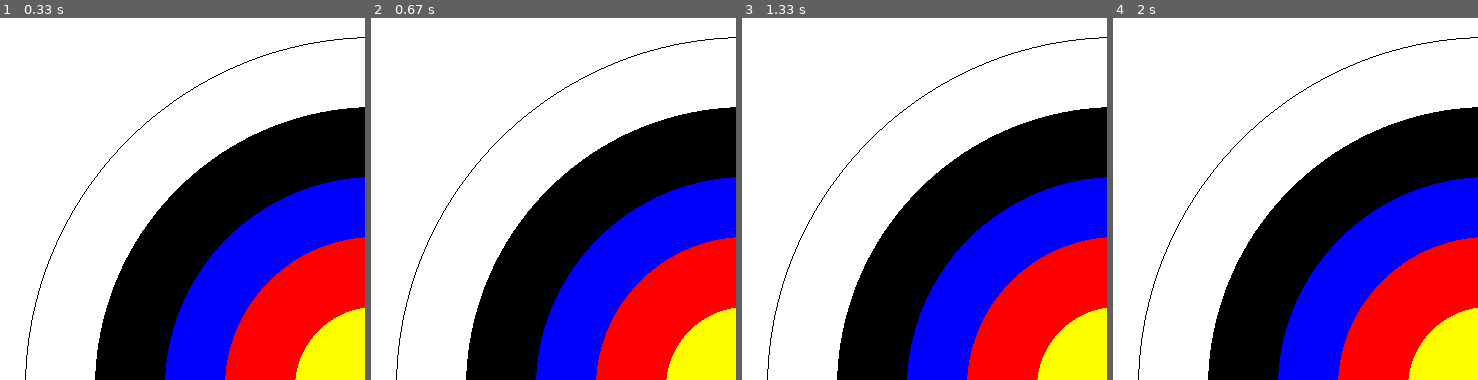
Above: before the commit, frames 1-4 (left to right).
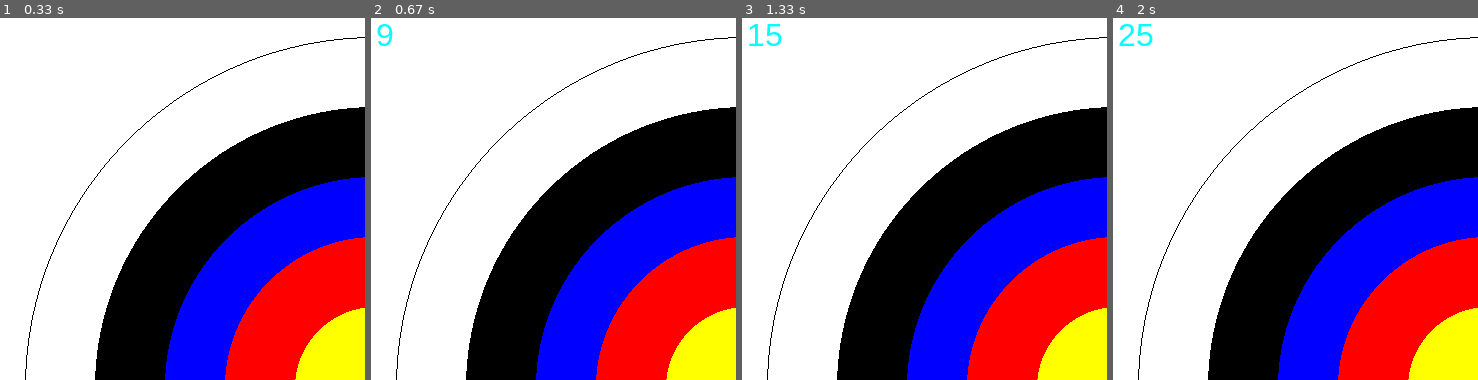
Above: after the commit, the same moments.

Repository: XanderEagle/unit10
Game: pygame game, started from unit10.py
Same seed, same stepped clock (60 frames per second), same inputs: the game is played once before the commit and once after it.
Inputs (mouse positions are % of the whole screen's width and height, from its top left):
- Up to frame 1 (0.33 s): no input
- Up to frame 2 (0.67 s): click (51, 51) at 0.38 s
- Up to frame 3 (1.33 s): click (25, 52) at 0.72 s; click (67, 12) at 1.05 s
- Up to frame 4 (2 s): click (54, 14) at 1.38 s; click (53, 63) at 1.72 s
The pictures show only the part of the screen within x 0-50%, y 0-50%; the shares and areas given below are measured in that part.

Frame 1 is identical in both runs. In frame 2, 0.1% of the frame differs, in the area x 1-7%, y 1-8%; in frame 3, 0.2%; in frame 4, 0.3%, in the area x 1-11%, y 1-8%.

Commit message:
almost done with unit 10 project

Diff:
--- a/target.py
+++ b/target.py
@@ -1,3 +1,6 @@
+# Xander Eagle
+# January 6, 2020
+# this program draws a target and adds up the total points based on where the user clicks
 import pygame
 
 
@@ -5,8 +8,9 @@
 
     def __init__(self, main_surface):
         self.main_surface = main_surface
+        self.score = 0
 
-    def draw_target(self):
+    def draw_target(self):   # this functions draws the target and adds the color
         x = int(self.main_surface.get_width()/2)
         y = int(self.main_surface.get_height()/2)
         pygame.draw.circle(self.main_surface, (0, 0, 0), (x, y), 350, 1)
@@ -14,3 +18,24 @@
         pygame.draw.circle(self.main_surface, (0, 0, 255), (x, y), 210, 0)
         pygame.draw.circle(self.main_surface, (255, 0, 0), (x, y), 150, 0)
         pygame.draw.circle(self.main_surface, (255, 255, 0), (x, y), 80, 0)
+
+    def print_mouse_coordinates(self, position):   # this function gives each color a value and adds it up the total...
+        # ...every click
+        target_color = self.main_surface.get_at(position)
+        if target_color == (255, 255, 0, 255):
+            self.score += 9
+        if target_color == (255, 0, 0, 255):
+            self.score += 7
+        if target_color == (0, 0, 255, 255):
+            self.score += 5
+        if target_color == (0, 0, 0, 255):
+            self.score += 3
+        if target_color == (255, 255, 255, 255):
+            self.score += 1
+        self.main_surface.fill((255, 255, 255))
+        self.draw_target()
+        mouse_font = pygame.font.SysFont("Helvetica", 32)
+        mouse_label = mouse_font.render(str(self.score), 1, (0, 255, 255))
+        self.main_surface.blit(mouse_label, (30, 30))
+
+        pygame.display.update()
--- a/unit10.py
+++ b/unit10.py
@@ -15,12 +15,7 @@
 
 my_target.draw_target()
 
-
-def print_mouse_coordinates(self, position):
-    mouse_font = pygame.font._SysFont("Helvetica", 32)
-    mouse_label = mouse_font.render(position, 1, (0, 255, 255))
-    self.main_surface.blit(mouse_label, (30, 30))
-
+number_of_clicks = 0
 
 while True:
     pygame.display.update()
@@ -28,3 +23,6 @@
         if event.type == QUIT:
             pygame.quit()
             sys.exit()
+        if event.type == MOUSEBUTTONDOWN and number_of_clicks < 5:
+            number_of_clicks += 1
+            my_target.print_mouse_coordinates(pygame.mouse.get_pos())
